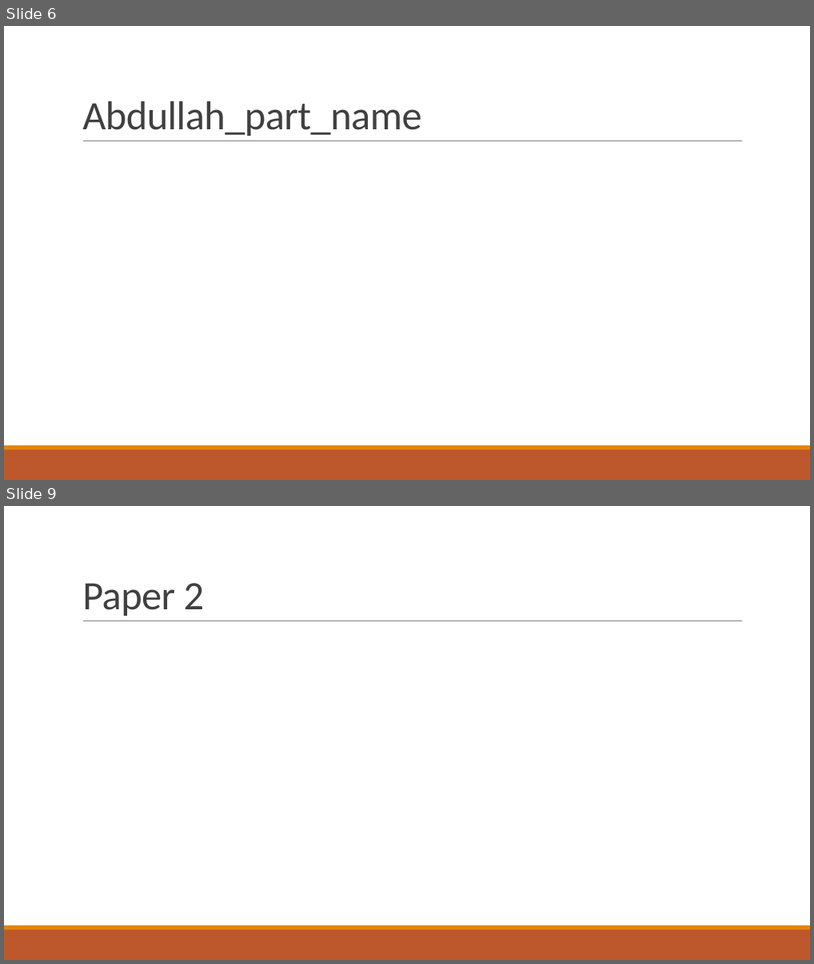
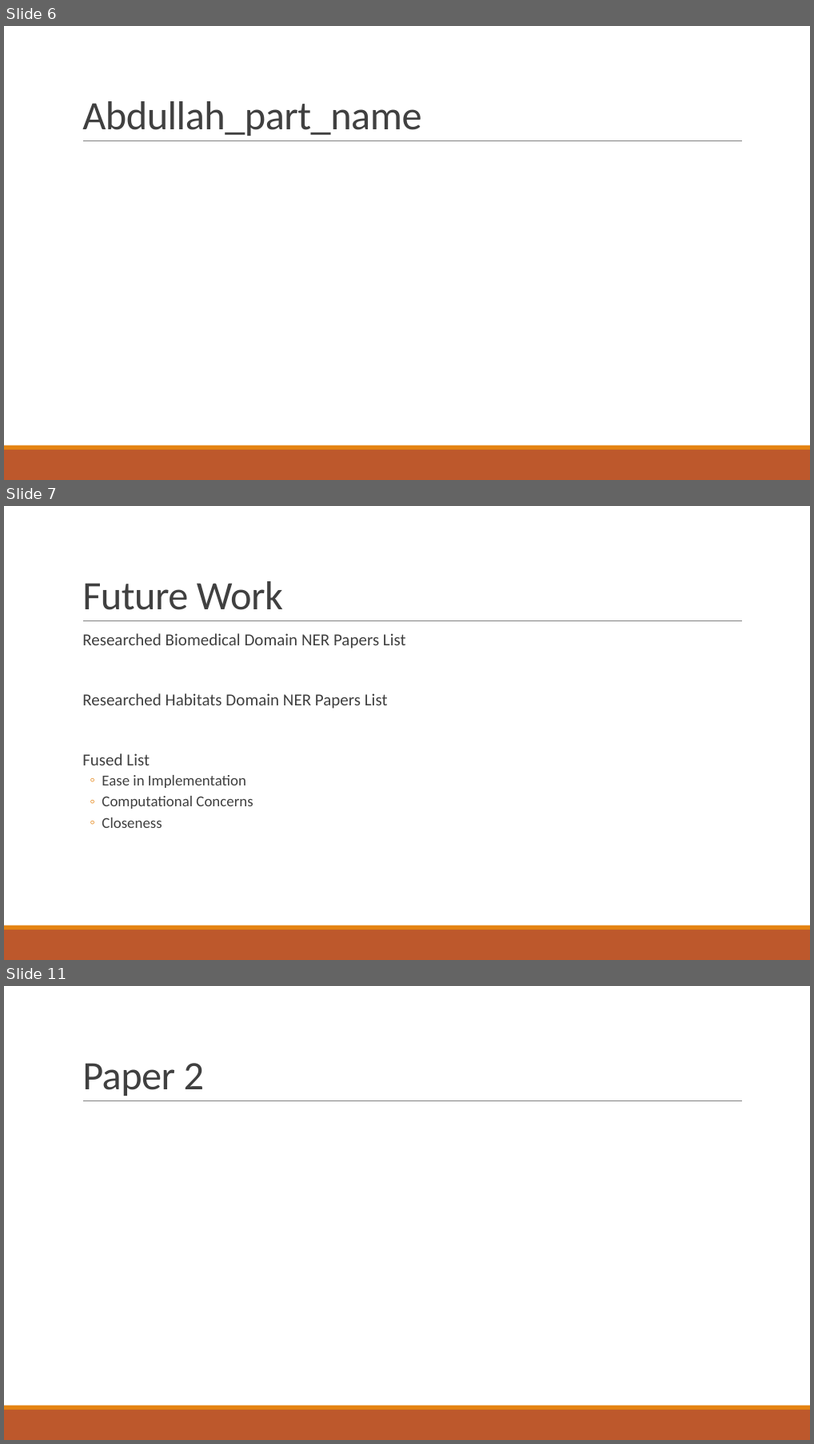
Before and after one commit to abdullahyldz/Cmpe493TermProject, a slide deck: Slides/Can Deveci.pptx. Shown one above the other, each under a label of ours: slides 6 and 9 before the commit, slides 6, 7 and 11 after it; the slides between them are not shown. The pictures are 814x964 and 814x1444 pixels, drawn with LibreOffice and Linux fonts; fonts in the diff are those of the drawing. Boxes give left, top, right and bottom in pixels: in the first picture for what was removed or moved away, otherwise in the second. Text is boxed around its words. In the diff, an @@ line names an element or a change of style, - is before the commit and + after.

Commit message:
Added references for Habitats domain.

```diff
--- a/Slides/Can Deveci.pptx
+++ b/Slides/Can Deveci.pptx
@@ slide 7 added at bbox=[4, 506, 810, 960], background #FFFFFF; not listed: 3 template elements that a slide beside it also shows @@
@@ title added at bbox=[82, 581, 283, 610], 48 pt, text #404040 @@
+Future Work
@@ text added at bbox=[82, 633, 406, 828], 20 pt, text #404040 @@
+  Researched Biomedical Domain NER Papers List
+  Researched Habitats Domain NER Papers List
+  Fused List
+  ◦ Ease in Implementation
+  ◦ Computational Concerns
+  ◦ Closeness
@@ what was slide 9 is now slide 11 @@
```
Also in this commit, not shown: 1 slide changed, 2 other slides added, 1 slide removed, 14 other files.
